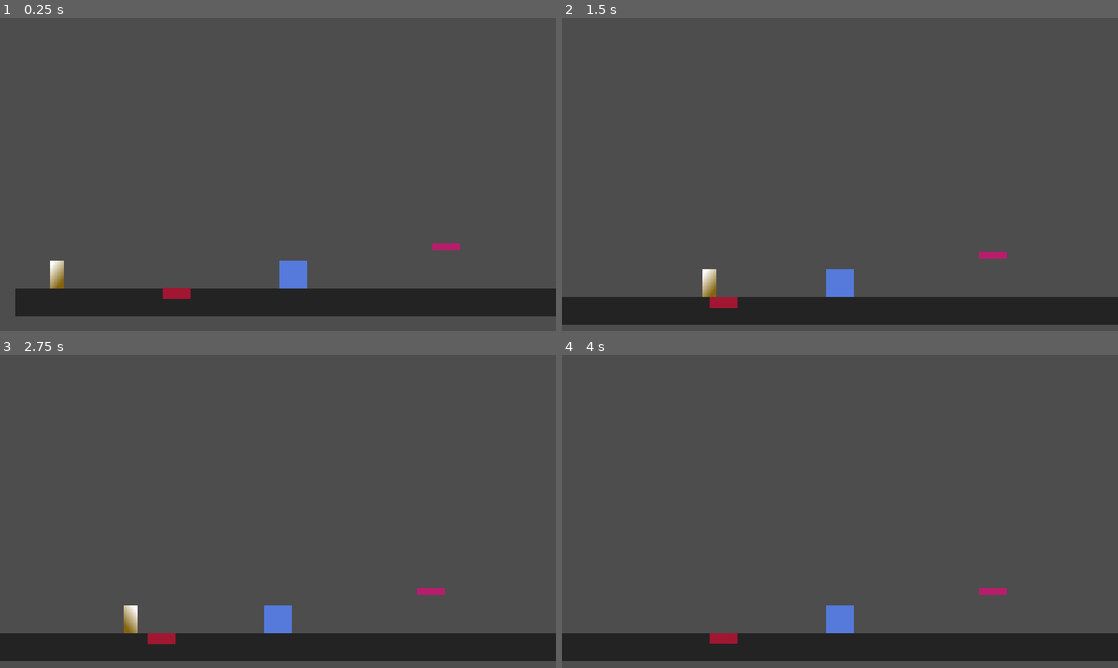
Above: before the commit, frames 1-4 (two rows, left to right).
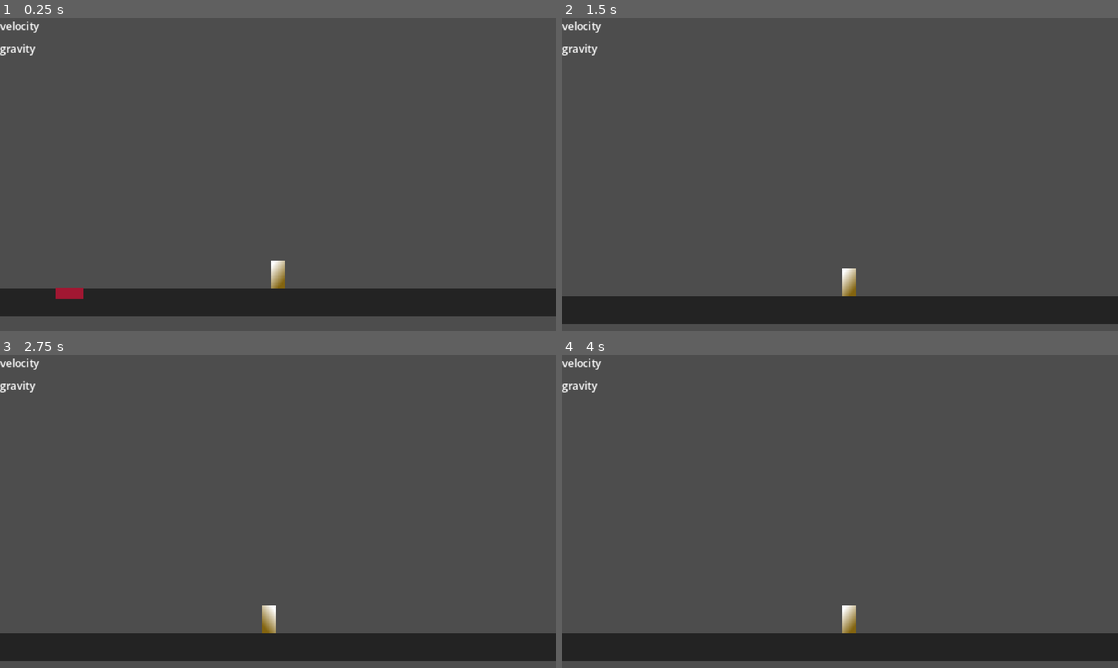
Above: after the commit, the same moments.

Repository: fixitman/plat
Game: Godot game, scene res://scenes/areas/area_1.tscn
Same seed, same stepped clock (60 frames per second), same inputs: the game is played once before the commit and once after it.
Inputs:
- Up to frame 1 (0.25 s): no input
- Up to frame 2 (1.5 s): hold Z (attack) 0.53-1.28 s; hold Right (move_right) from 0.53 s (still down); tap Up (jump) at 0.77, 0.8, 1.07, 1.35 s
- Up to frame 3 (2.75 s): tap Up (jump) at 1.52, 1.82, 2.3 s; tap Z (attack) at 1.55 s; release Right (move_right) at 2.03 s; hold Left (move_left) from 2.03 s (still down); hold Z (attack) from 2.03 s (still down)
- Up to frame 4 (4 s): release Left (move_left) at 2.78 s; release Z (attack) at 2.78 s; hold Right (move_right) from 2.78 s (still down); tap Z (attack) at 2.85 s; tap Up (jump) at 3.02, 3.32 s; tap Enter at 3.5 s; hold Up (jump) from 3.53 s (still down)

The runs differ from the first frame. In frame 1, 1.7% of the frame differs, in the area x 0-83%, y 1-96%; in frame 2, 1.6%; in frame 3, 1.2%; in frame 4, 1.0%.
Error after the commit: Trying to call an async function without "await". (res://scenes/player/player_state_machine.gd:23)

Commit message:
redid states

Diff:
--- /dev/null
+++ b/00_General/State.gd
@@ -0,0 +1,26 @@
+extends Node
+class_name State
+
+var player : CharacterBody2D
+var state_machine : PlayerStateMachine
+
+
+func init() -> void:
+	pass
+
+func state_process(_delta: float) -> State:
+	return null
+
+
+func state_physics_process(_delta: float) -> State:
+	return null
+
+
+func state_input(_event: InputEvent) -> State:
+	return null
+
+func enter(previous_state: State) -> void:
+	pass
+
+func exit() -> void:
+	pass
--- a/project.godot
+++ b/project.godot
@@ -19,10 +19,14 @@
 
 window/size/viewport_width=320
 window/size/viewport_height=180
-window/size/window_width_override=1280
-window/size/window_height_override=720
+window/size/window_width_override=1024
+window/size/window_height_override=576
 window/stretch/mode="canvas_items"
 window/stretch/scale_mode="integer"
+
+[dotnet]
+
+project/assembly_name="platformer"
 
 [input]
 
--- /dev/null
+++ b/scenes/Game.tscn
@@ -0,0 +1,9 @@
+[gd_scene format=3 uid="uid://qrhju8j4q7de"]
+
+[ext_resource type="PackedScene" uid="uid://cdg82mh4ljjty" path="res://scenes/player/player.tscn" id="1_ibkli"]
+
+[node name="Game" type="Node2D" unique_id=951660804]
+
+[node name="Player" parent="." unique_id=849719576 instance=ExtResource("1_ibkli")]
+
+[node name="AreaHolder" type="Node2D" parent="." unique_id=1247204935]
--- a/scenes/areas/Plat.tscn
+++ b/scenes/areas/Plat.tscn
@@ -9,13 +9,14 @@
 metadata/_edit_group_ = true
 
 [node name="CollisionShape2D" type="CollisionShape2D" parent="." unique_id=499304896]
+position = Vector2(0, 8)
 shape = SubResource("RectangleShape2D_5bvic")
 one_way_collision = true
 
 [node name="ColorRect" type="ColorRect" parent="." unique_id=412301980]
+visible = false
 custom_minimum_size = Vector2(16, 16)
 offset_left = -8.0
-offset_top = -8.0
 offset_right = 8.0
-offset_bottom = 8.0
+offset_bottom = 16.0
 color = Color(0.7122284, 0.1177124, 0.42457762, 1)
--- a/scenes/areas/area_1.tscn
+++ b/scenes/areas/area_1.tscn
@@ -1,21 +1,49 @@
 [gd_scene format=3 uid="uid://ben8ukgdl7jhx"]
 
-[ext_resource type="PackedScene" uid="uid://c2nu5dg0q3ufw" path="res://scenes/areas/box.tscn" id="2_ay52s"]
 [ext_resource type="PackedScene" uid="uid://cdg82mh4ljjty" path="res://scenes/player/player.tscn" id="2_dgl8q"]
-[ext_resource type="PackedScene" uid="uid://bd6le014lqhab" path="res://scenes/areas/Plat.tscn" id="2_h3qae"]
+[ext_resource type="PackedScene" uid="uid://dtwc23qip6cuj" path="res://scenes/areas/Plat.tscn" id="2_h3qae"]
 [ext_resource type="PackedScene" uid="uid://dm73gkenfy6r" path="res://00_General/fire.tscn" id="3_h3qae"]
+[ext_resource type="Script" uid="uid://yaj05bnyuka3" path="res://scenes/areas/hud.gd" id="4_ay52s"]
 
 [sub_resource type="RectangleShape2D" id="RectangleShape2D_lxesk"]
 size = Vector2(1190, 16)
 
 [node name="area1" type="Node2D" unique_id=1656774705]
 
+[node name="CanvasLayer" type="CanvasLayer" parent="." unique_id=342628907]
+
+[node name="HUD" type="Control" parent="CanvasLayer" unique_id=569289868]
+layout_mode = 3
+anchors_preset = 0
+offset_right = 40.0
+offset_bottom = 40.0
+script = ExtResource("4_ay52s")
+
+[node name="Debug" type="VBoxContainer" parent="CanvasLayer/HUD" unique_id=1456012676]
+layout_mode = 0
+offset_right = 40.0
+offset_bottom = 40.0
+
+[node name="VelocityY" type="Label" parent="CanvasLayer/HUD/Debug" unique_id=1035198216]
+unique_name_in_owner = true
+layout_mode = 2
+theme_override_font_sizes/font_size = 6
+text = "velocity"
+
+[node name="Gravity" type="Label" parent="CanvasLayer/HUD/Debug" unique_id=890597172]
+unique_name_in_owner = true
+layout_mode = 2
+theme_override_font_sizes/font_size = 6
+text = "gravity"
+
 [node name="Player" parent="." unique_id=849719576 instance=ExtResource("2_dgl8q")]
-position = Vector2(24, 160)
+unique_name_in_owner = true
+z_index = 10
+position = Vector2(213, 160)
 collision_layer = 2
 collision_mask = 1
 SPEED = 64.0
-JUMP_VELOCITY = -250.0
+JUMP_VELOCITY = -2000.0
 
 [node name="World" type="Node2D" parent="." unique_id=1259490127]
 
@@ -33,10 +61,8 @@
 position = Vector2(595, 8)
 shape = SubResource("RectangleShape2D_lxesk")
 
-[node name="Box" parent="World" unique_id=1892533892 instance=ExtResource("2_ay52s")]
-position = Vector2(152, 144)
-
 [node name="Fire" parent="World" unique_id=1797966165 instance=ExtResource("3_h3qae")]
+z_as_relative = false
 position = Vector2(93, 160)
 
 [node name="1wayPlatform" parent="." unique_id=146597342 instance=ExtResource("2_h3qae")]
--- a/scenes/areas/box.gd
+++ /dev/null
@@ -1,9 +0,0 @@
-extends StaticBody2D
-
-@export var hp = 25
-
-
-func take_damage(damage : int)-> void:
-	hp -= damage
-	if hp <= 0:
-		queue_free()
--- a/scenes/areas/box.tscn
+++ /dev/null
@@ -1,35 +0,0 @@
-[gd_scene format=3 uid="uid://c2nu5dg0q3ufw"]
-
-[ext_resource type="Script" uid="uid://cbr4hfoyghp11" path="res://scenes/areas/box.gd" id="1_mcago"]
-[ext_resource type="Script" uid="uid://cw3cv1oet2thk" path="res://00_General/hit-hurt_boxes/HurtBox.gd" id="2_wx2jw"]
-
-[sub_resource type="RectangleShape2D" id="RectangleShape2D_5bvic"]
-size = Vector2(16, 16)
-
-[sub_resource type="RectangleShape2D" id="RectangleShape2D_lxesk"]
-size = Vector2(18, 16)
-
-[node name="Box" type="StaticBody2D" unique_id=1892533892]
-collision_mask = 0
-script = ExtResource("1_mcago")
-metadata/_edit_group_ = true
-
-[node name="ColorRect" type="ColorRect" parent="." unique_id=837974502]
-custom_minimum_size = Vector2(16, 16)
-offset_right = 16.0
-offset_bottom = 16.0
-color = Color(0.3347292, 0.4770341, 0.8591567, 1)
-
-[node name="CollisionShape2D" type="CollisionShape2D" parent="." unique_id=62291420]
-position = Vector2(8, 8)
-shape = SubResource("RectangleShape2D_5bvic")
-
-[node name="HurtBox" type="Area2D" parent="." unique_id=2059238482]
-collision_layer = 512
-collision_mask = 0
-script = ExtResource("2_wx2jw")
-metadata/_custom_type_script = "uid://cw3cv1oet2thk"
-
-[node name="CollisionShape2D" type="CollisionShape2D" parent="HurtBox" unique_id=1994769921]
-position = Vector2(8, 8)
-shape = SubResource("RectangleShape2D_lxesk")
--- /dev/null
+++ b/scenes/areas/hud.gd
@@ -0,0 +1,16 @@
+extends Control
+@onready var velocity_y: Label = %VelocityY
+@onready var player: Player = %Player
+@onready var gravity: Label = %Gravity
+
+
+# Called when the node enters the scene tree for the first time.
+
+
+# Called every frame. 'delta' is the elapsed time since the previous frame.
+func _process(delta: float) -> void:
+	if player != null && player.velocity.y <0:
+		velocity_y.text = "Velocity Y: " + str(floor(160 - player.position.y))
+		gravity.text = "Gravity: " + str(player.get_gravity().y)
+
+	pass
--- a/scenes/areas/platform.tscn
+++ b/scenes/areas/platform.tscn
@@ -1,10 +1,33 @@
 [gd_scene format=3 uid="uid://b0ill0cud2kj0"]
 
-[ext_resource type="Script" uid="uid://bl4xmqvxmwi2a" path="res://scripts/platform.gd" id="1_baj1r"]
 [ext_resource type="TileSet" uid="uid://dn74cp1oi20pj" path="res://resources/green_ground.tres" id="1_d652o"]
 
+[sub_resource type="GDScript" id="GDScript_d652o"]
+script/source = "extends Path2D
+
+@export var duration := 3.0
+@export var return_trip := false
+
+@onready var path_follow_2d: PathFollow2D = $PathFollow2D
+
+# Called when the node enters the scene tree for the first time.
+func _ready() -> void:
+	var tween = create_tween()
+	tween.set_process_mode(Tween.TWEEN_PROCESS_PHYSICS)
+	tween.set_loops()
+	tween.tween_property(path_follow_2d, \"progress_ratio\",1.0,duration)
+	if return_trip:
+		tween.tween_property(path_follow_2d, \"progress_ratio\",0,duration)
+	else:
+		tween.tween_property(path_follow_2d, \"progress_ratio\",0,0)
+
+
+
+
+"
+
 [node name="platform" type="Path2D" unique_id=2102155503]
-script = ExtResource("1_baj1r")
+script = SubResource("GDScript_d652o")
 duration = 10.0
 
 [node name="PathFollow2D" type="PathFollow2D" parent="." unique_id=1101715851]
--- a/scenes/ground_state.gd
+++ /dev/null
@@ -1,27 +0,0 @@
-extends State
-
-@export var air_state :State
-@export var jump_velocity :float
-@export var attack_state: State
-
-
-
-func state_input(event: InputEvent) -> void:
-	if event.is_action_pressed("jump"):
-		player.velocity.y = jump_velocity
-		next_state = air_state
-		return
-
-	if event.is_action_pressed("attack"):
-		next_state = attack_state
-		return
-
-
-func state_physics_process(_delta: float) -> void:
-	if !player.is_on_floor():
-		next_state = air_state
-		return
-
-	if Input.is_action_just_pressed("attack"):
-		next_state = attack_state
-		return
--- /dev/null
+++ b/scenes/player/air_state.gd
@@ -0,0 +1,20 @@
+class_name AirState extends State
+
+@export var ground_state: State
+@export var attack_state: State
+
+func state_physics_process(delta: float) -> State:
+
+	if player.is_on_floor():
+		return ground_state
+
+	return null
+
+
+func state_input(event: InputEvent) -> State:
+	if event.is_action_pressed("attack"):
+		return attack_state
+	elif(player.is_on_floor()):
+		return ground_state
+	else:
+		return null
--- a/scenes/attack_state.gd
+++ b/scenes/player/attack_state.gd
@@ -4,19 +4,8 @@
 @onready var ground_state: State = %GroundState
 
 
-
-
-func state_input(event: InputEvent) -> void:
-	pass
-
-
-
-
-func state_physics_process(_delta: float) -> void:
-	pass
-
-func enter(previous_state : State) -> void:
+func state_process(_delta: float) -> State:
 	hitbox_collider.disabled = false
 	await get_tree().create_timer(.2).timeout
 	hitbox_collider.disabled = true
-	next_state = previous_state
+	return state_machine.previous_state
--- /dev/null
+++ b/scenes/player/ground_state.gd
@@ -0,0 +1,18 @@
+extends State
+
+@export var air_state :State
+@export var attack_state: State
+
+
+
+func state_input(event: InputEvent) -> State:
+	if event.is_action_pressed("jump"):
+		print("jump" + str(player.jump_velocity))
+		player.velocity.y = player.jump_velocity
+		return  air_state
+
+	if event.is_action_pressed("attack"):
+		return attack_state
+
+
+	return null
--- a/scenes/player/player.gd
+++ b/scenes/player/player.gd
@@ -1,28 +1,23 @@
 class_name Player extends CharacterBody2D
 
-
 @export var SPEED = 200.0
-@export var JUMP_VELOCITY = -500.0
+@export var jump_velocity = -500.0
 @onready var sprite_2d : Sprite2D = $Sprite2D
 @export var max_hp :int = 5
-
-
 
 var current_hp : int
 
 func _ready() -> void:
 	current_hp = max_hp
+	pass
 
 
 func _physics_process(delta: float) -> void:
-	# Add the gravity.
-	if not is_on_floor():
-		velocity += get_gravity() * delta
+
+	if !is_on_floor():
+		velocity.y += get_gravity().y * delta
 
 
-
-	# Get the input direction and handle the movement/deceleration.
-	# As good practice, you should replace UI actions with custom gameplay actions.
 	var direction := Input.get_axis("move_left","move_right")
 	if direction:
 		velocity.x = direction * SPEED
@@ -36,6 +31,7 @@
 
 
 	move_and_slide()
+	pass
 
 
 func take_damage(damage: int)-> void:
--- a/scenes/player/player.tscn
+++ b/scenes/player/player.tscn
@@ -1,12 +1,13 @@
 [gd_scene format=3 uid="uid://cdg82mh4ljjty"]
 
 [ext_resource type="Script" uid="uid://cg38bnrre8lx0" path="res://scenes/player/player.gd" id="1_g2els"]
-[ext_resource type="Script" uid="uid://b546tw8bmdw73" path="res://scripts/air_state.gd" id="2_gmlin"]
-[ext_resource type="Script" uid="uid://ktkd3xbf7ted" path="res://scripts/player_state_machine.gd" id="2_lvxji"]
-[ext_resource type="Script" uid="uid://cho0wuvu62bel" path="res://scenes/ground_state.gd" id="3_lvxji"]
+[ext_resource type="Script" uid="uid://b546tw8bmdw73" path="res://scenes/player/air_state.gd" id="2_gmlin"]
+[ext_resource type="Script" uid="uid://ktkd3xbf7ted" path="res://scenes/player/player_state_machine.gd" id="2_lvxji"]
+[ext_resource type="Script" uid="uid://cho0wuvu62bel" path="res://scenes/player/ground_state.gd" id="3_lvxji"]
 [ext_resource type="Script" uid="uid://cw3cv1oet2thk" path="res://00_General/hit-hurt_boxes/HurtBox.gd" id="6_0owmy"]
 [ext_resource type="Script" uid="uid://b5jmwtxr8ch4b" path="res://00_General/hit-hurt_boxes/HitBox.gd" id="6_75vfm"]
-[ext_resource type="Script" uid="uid://b6axvdpg86bo0" path="res://scenes/attack_state.gd" id="6_qek5x"]
+[ext_resource type="Script" uid="uid://b6axvdpg86bo0" path="res://scenes/player/attack_state.gd" id="6_qek5x"]
+[ext_resource type="Script" uid="uid://dup2gvlcu53yq" path="res://scenes/player/statelabel.gd" id="8_qek5x"]
 
 [sub_resource type="Gradient" id="Gradient_3vyb7"]
 offsets = PackedFloat32Array(0.101626016, 1)
@@ -32,7 +33,8 @@
 [node name="Player" type="CharacterBody2D" unique_id=849719576]
 collision_mask = 7
 script = ExtResource("1_g2els")
-JUMP_VELOCITY = -8000.0
+SPEED = 900.0
+jump_velocity = -216.0
 max_hp = 3
 
 [node name="Sprite2D" type="Sprite2D" parent="." unique_id=2026461492]
@@ -74,16 +76,16 @@
 current_state = NodePath("GroundState")
 player = NodePath("..")
 
-[node name="AirState" type="Node2D" parent="StateMachine" unique_id=1331647413 node_paths=PackedStringArray("ground_state")]
+[node name="AirState" type="Node2D" parent="StateMachine" unique_id=1331647413 node_paths=PackedStringArray("ground_state", "attack_state")]
 unique_name_in_owner = true
 script = ExtResource("2_gmlin")
 ground_state = NodePath("../GroundState")
+attack_state = NodePath("../AttackState")
 
 [node name="GroundState" type="Node2D" parent="StateMachine" unique_id=1509785508 node_paths=PackedStringArray("air_state", "attack_state")]
 unique_name_in_owner = true
 script = ExtResource("3_lvxji")
 air_state = NodePath("../AirState")
-jump_velocity = -500.0
 attack_state = NodePath("../AttackState")
 
 [node name="AttackState" type="Node2D" parent="StateMachine" unique_id=1253195591]
@@ -100,3 +102,14 @@
 [node name="CollisionShape2D" type="CollisionShape2D" parent="HurtBox" unique_id=1320153345]
 position = Vector2(0, -8)
 shape = SubResource("RectangleShape2D_5bvic")
+
+[node name="StateLabel" type="Label" parent="." unique_id=1085147576 node_paths=PackedStringArray("state_machine")]
+visible = false
+offset_left = -35.0
+offset_top = -28.0
+offset_right = 33.0
+offset_bottom = -17.0
+theme_override_font_sizes/font_size = 7
+horizontal_alignment = 1
+script = ExtResource("8_qek5x")
+state_machine = NodePath("../StateMachine")
--- a/scripts/player_state_machine.gd
+++ b/scenes/player/player_state_machine.gd
@@ -3,6 +3,8 @@
 @export var current_state: State
 @export var player: Player
 var previous_state: State = null
+
+signal state_chenged(new_state: State)
 
 var states : Array[State] = []
 
@@ -11,23 +13,26 @@
 		if(child is State):
 			states.append(child)
 			child.player = player
+			child.state_machine = self
 
 
 func _physics_process(delta: float) -> void:
-	current_state.state_physics_process(delta)
+	change_state(current_state.state_physics_process(delta))
 
-func _process(_delta: float) -> void:
-	if current_state.next_state != null:
-		switch_states(current_state.next_state)
+func _process(delta: float) -> void:
+	change_state(current_state.state_process(delta))
 
 func _input(event: InputEvent) -> void:
-	current_state.state_input(event)
+	change_state(current_state.state_input(event))
 
-func switch_states(new_state : State) -> void:
+func change_state(new_state : State) -> void:
+	if new_state == null || new_state == current_state:
+		return
+
 	previous_state = current_state
 	if current_state != null:
 		current_state.exit()
-		current_state.next_state = null
 
 	current_state = new_state
 	current_state.enter(previous_state)
+	state_chenged.emit(current_state)
--- /dev/null
+++ b/scenes/player/statelabel.gd
@@ -0,0 +1,14 @@
+extends Label
+
+
+# Called when the node enters the scene tree for the first time.
+@export var state_machine: PlayerStateMachine
+
+func _ready() -> void:
+	text = "State:" + state_machine.current_state.name
+	state_machine.state_chenged.connect(update_text)
+	pass
+
+
+func update_text(state: State) -> void:
+	text = state.name
--- a/scripts/State.gd
+++ /dev/null
@@ -1,24 +0,0 @@
-extends Node
-class_name State
-
-var player : CharacterBody2D
-var next_state : State = null
-
-
-func init() -> void:
-	pass
-
-func state_process(_delta: float) -> void:
-	pass
-
-func state_physics_process(_delta: float) -> void:
-	pass
-
-func state_input(_event: InputEvent) -> void:
-	pass
-
-func enter(previous_state: State) -> void:
-	pass
-
-func exit() -> void:
-	pass
--- a/scripts/air_state.gd
+++ /dev/null
@@ -1,15 +0,0 @@
-class_name AirState extends State
-
-@export var ground_state: State
-@export var GRAVITY = 600
-@onready var attack_state: AttackState = %AttackState
-
-func state_physics_process(delta: float) -> void:
-
-	if !player.is_on_floor():
-		player.velocity.y += GRAVITY * delta
-
-	if Input.is_action_just_pressed("attack"):
-		next_state = attack_state
-	elif(player.is_on_floor()):
-		next_state = ground_state
--- a/scripts/gorund_state.gd
+++ /dev/null
@@ -1,10 +0,0 @@
-class_name GroundState extends State
-
-@export var air_state: State
-@export var GRAVITY = 600
-
-func state_physics_process(delta: float) -> void:
-	if(!player.is_on_floor()):
-		next_state = air_state
-	else:
-		player.velocity.y += GRAVITY * delta
--- a/scripts/platform.gd
+++ /dev/null
@@ -1,17 +0,0 @@
-extends Path2D
-
-@export var duration := 3.0
-@export var return_trip := false
-
-@onready var path_follow_2d: PathFollow2D = $PathFollow2D
-
-# Called when the node enters the scene tree for the first time.
-func _ready() -> void:
-	var tween = create_tween()
-	tween.set_process_mode(Tween.TWEEN_PROCESS_PHYSICS)
-	tween.set_loops()
-	tween.tween_property(path_follow_2d, "progress_ratio",1.0,duration)
-	if return_trip:
-		tween.tween_property(path_follow_2d, "progress_ratio",0,duration)
-	else:
-		tween.tween_property(path_follow_2d, "progress_ratio",0,0)
--- a/scripts/statelabel.gd
+++ /dev/null
@@ -1,10 +0,0 @@
-extends Label
-
-
-# Called when the node enters the scene tree for the first time.
-@export var state_machine: PlayerStateMachine
-
-# Called every frame. 'delta' is the elapsed time since the previous frame.
-func _process(delta: float) -> void:
-	text = "State: " + state_machine.current_state.name
-	pass
Renamed: scripts/State.gd.uid -> 00_General/State.gd.uid
Not shown: 1 places in scenes/areas/Plat.tscn that only renumber resources
Not shown, removed: scenes/areas/box.gd.uid
Not shown, added: scenes/areas/hud.gd.uid
Renamed: scripts/air_state.gd.uid -> scenes/player/air_state.gd.uid
Renamed: scenes/attack_state.gd.uid -> scenes/player/attack_state.gd.uid
Renamed: scenes/ground_state.gd.uid -> scenes/player/ground_state.gd.uid
Renamed: scripts/player_state_machine.gd.uid -> scenes/player/player_state_machine.gd.uid
Renamed: scripts/statelabel.gd.uid -> scenes/player/statelabel.gd.uid
Not shown, removed: scripts/gorund_state.gd.uid
Not shown, removed: scripts/platform.gd.uid
